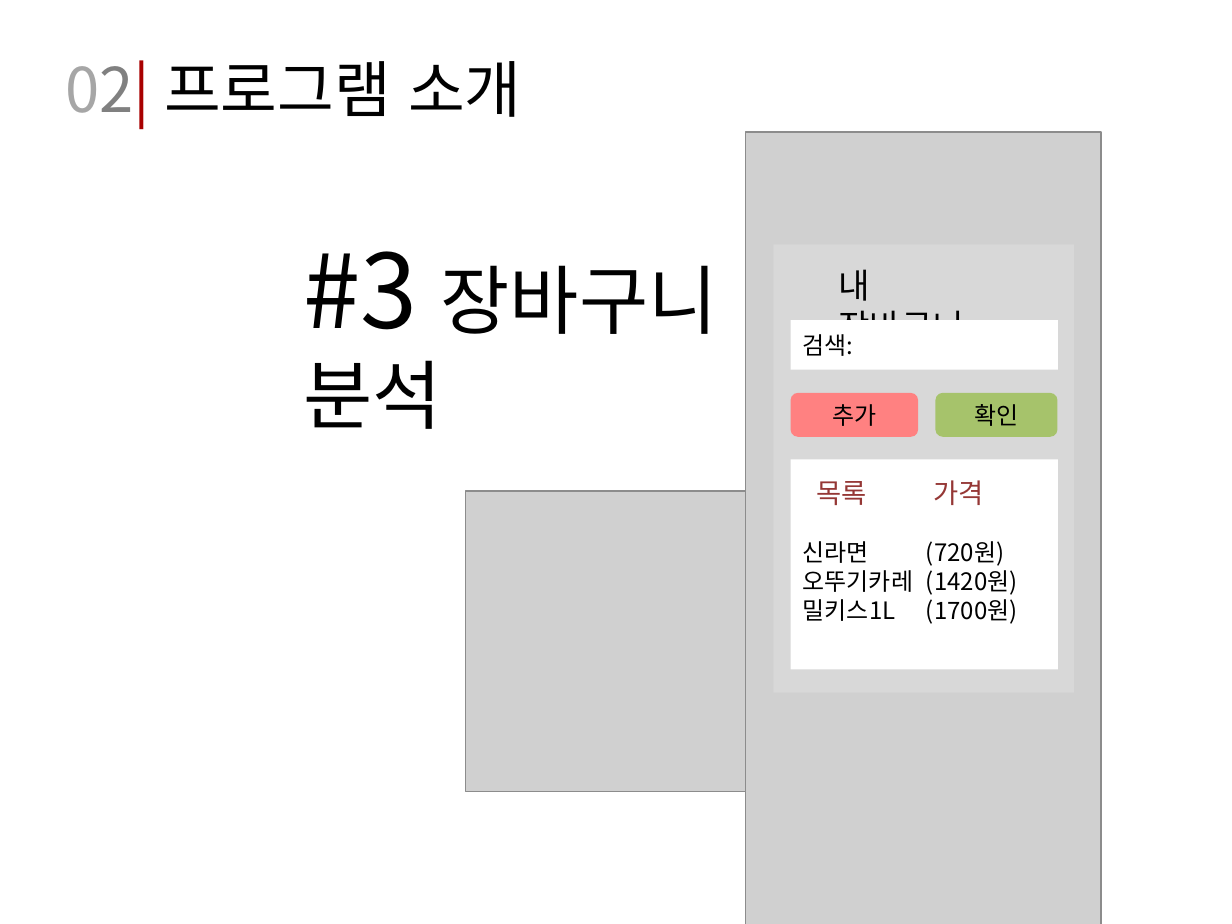
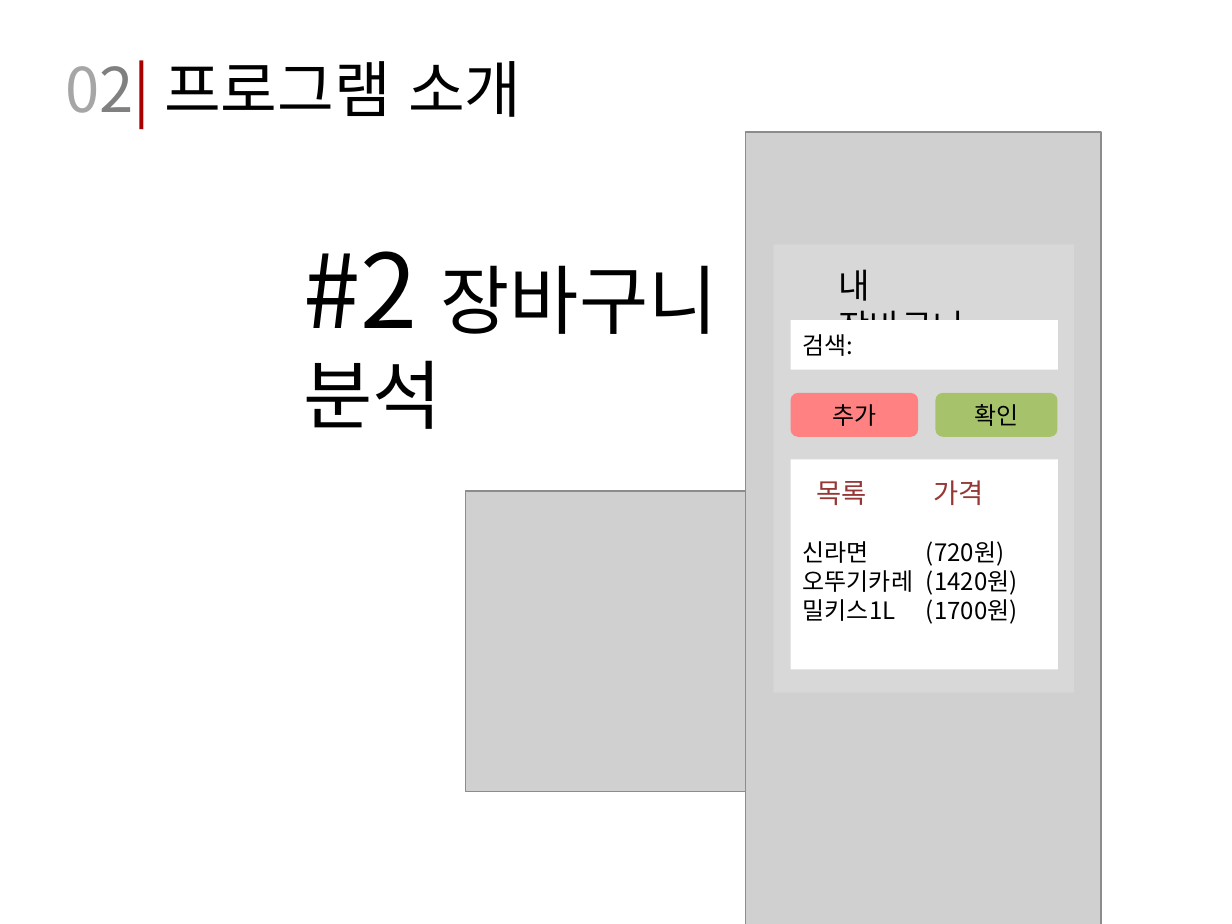
Before and after one commit to Jong-min/Soft_Project, a slide deck: slide 4 of 2016_0316_Presentation/CDP-12_1603016.pptx (slide 5 before the commit). Drawn at 1232x924 pixels with LibreOffice and Linux fonts; fonts in the diff are those of the drawing; grey boxes stand for pictures. Boxes give left, top, right and bottom in pixels: in the first picture for what was removed or moved away, otherwise in the second. Text is boxed around its words. In the diff, an @@ line names an element or a change of style, - is before the commit and + after.

```diff
--- a/2016_0316_Presentation/CDP-12_1603016.pptx
+++ b/2016_0316_Presentation/CDP-12_1603016.pptx
@@ text at (304,251,718,429): text changed @@
-#3 장바구니 분석
+#2 장바구니 분석
```
Also in this commit, not shown: 6 other slides changed, 1 slide added.
